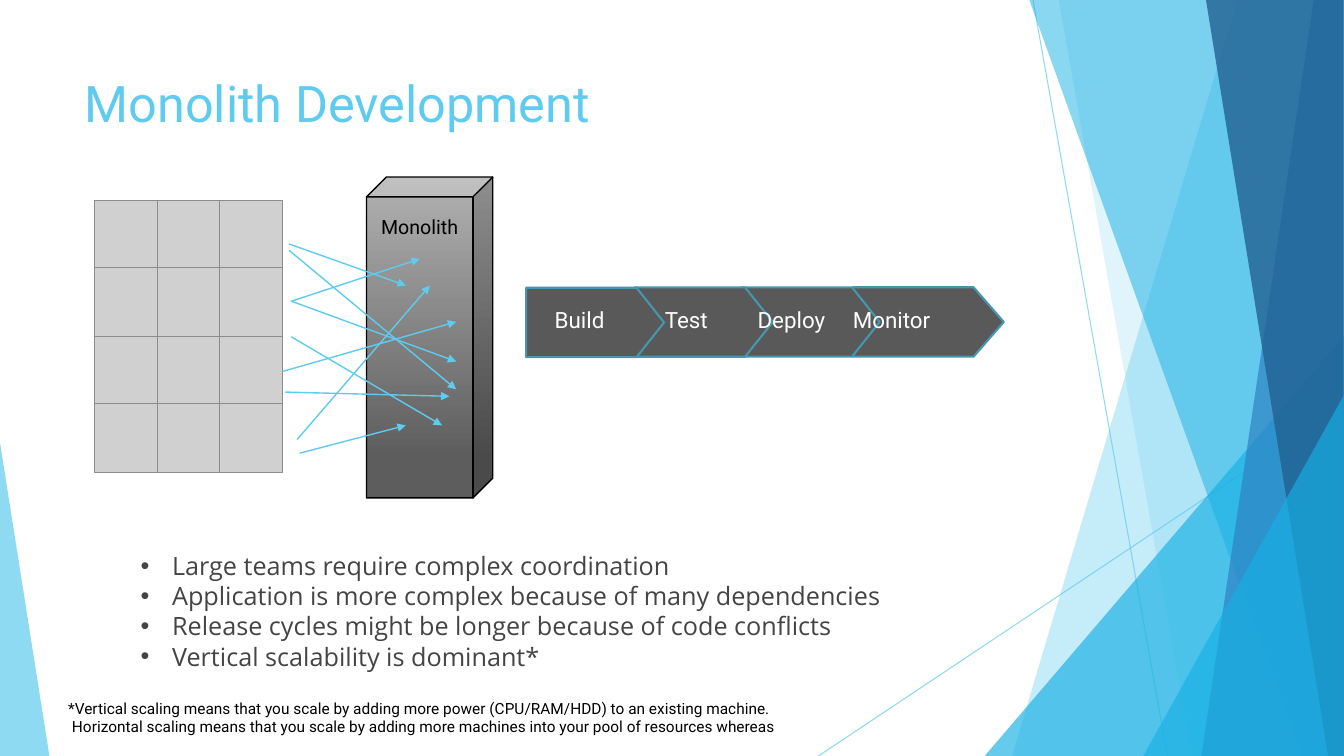
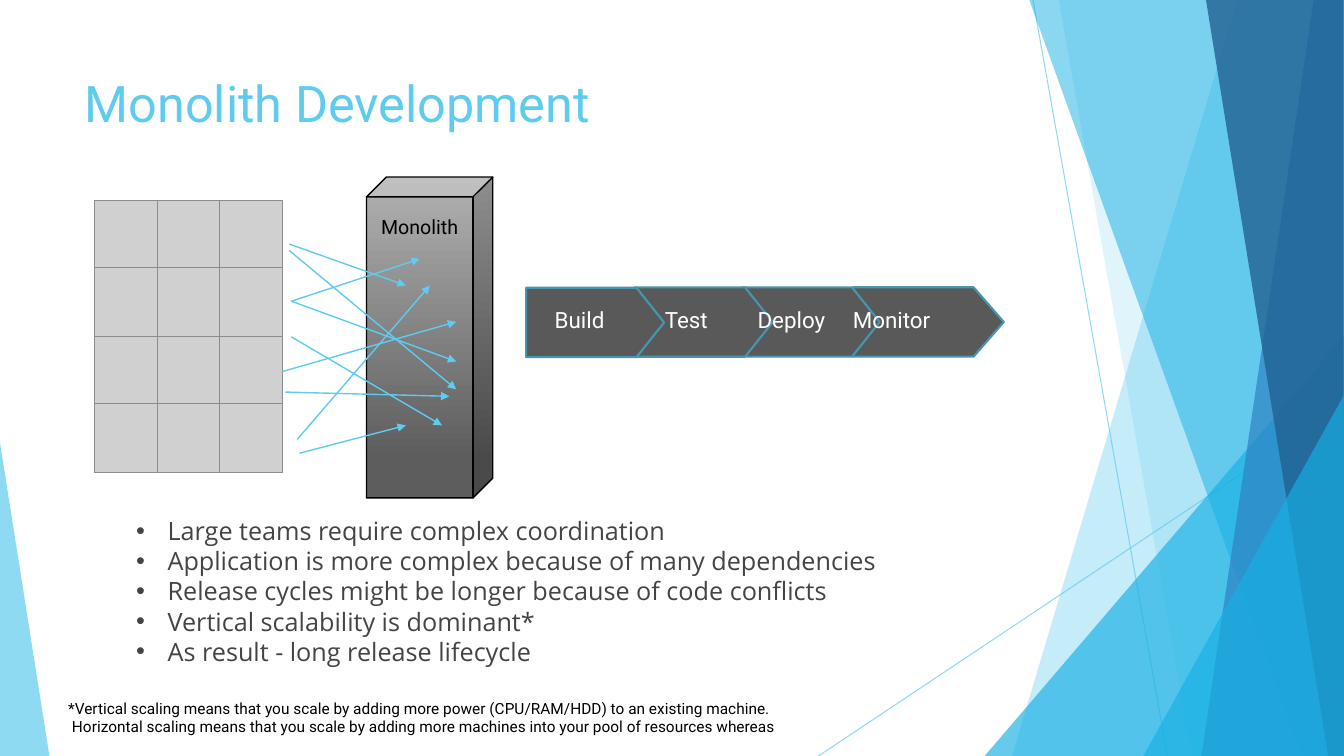
Before and after one commit to vlytsus/springboot-cloud-demo-one, a slide deck: slide 5 of docs/Introduction_To_Microservices_Part_1_monolith.pptx. Drawn at 1344x756 pixels with LibreOffice and Linux fonts; fonts in the diff are those of the drawing; grey boxes stand for pictures. Boxes give left, top, right and bottom in pixels: in the first picture for what was removed or moved away, otherwise in the second. Text is boxed around its words. In the diff, an @@ line names an element or a change of style, - is before the commit and + after.

```diff
--- a/docs/Introduction_To_Microservices_Part_1_monolith.pptx
+++ b/docs/Introduction_To_Microservices_Part_1_monolith.pptx
@@ text "Large teams require complex coordination": place and size @@
-text "Large teams require complex coordination" at box(172, 556, 880, 672)
+text "Large teams require complex coordination" at box(168, 521, 875, 667)
@@ text at box(168, 641, 531, 667): paragraph added @@
+• As result - long release lifecycle
```
Also in this commit, not shown: 1 other file.
